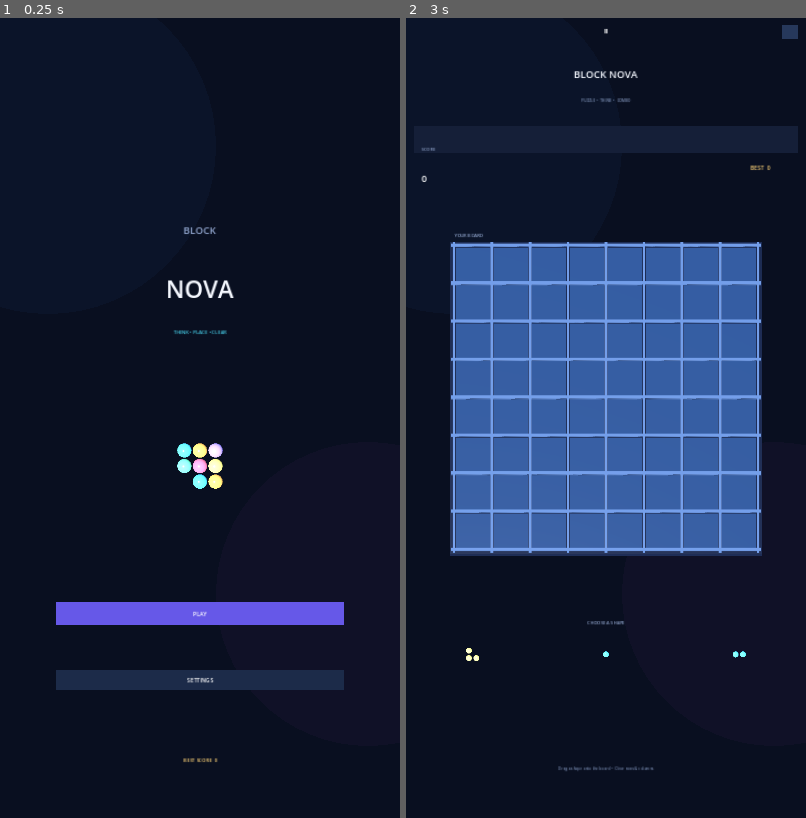
Above: before the commit, frames 1-2 (left to right).
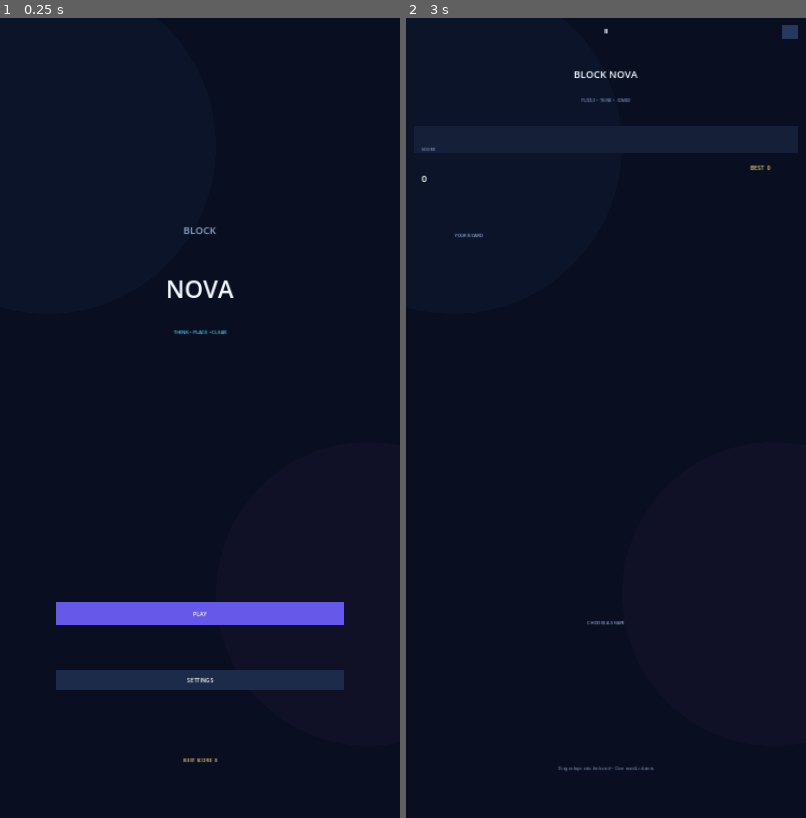
Above: after the commit, the same moments.

Repository: mahdialloui01-art/BlockNova
Game: Godot game, scene res://scenes/main.tscn
Two runs of this game, one before a commit and one after it. Both use one fixed random seed, a clock stepped at 60 frames per second and the inputs below.
Inputs (mouse positions are in pixels of both pictures, inside the frame that each line leads up to):
- Up to frame 1 (0.25 s): no input
- Up to frame 2 (3 s): tap Enter at 0.5, 2 s; move the mouse to (694, 378) at 0.52 s; click (694, 378) at 0.67 s; tap Space at 1.25, 2.75 s; drag from (526, 458) to (586, 578) at 1.27 s; move the mouse to (646, 242) at 2.02 s; click (646, 242) at 2.17 s; drag from (586, 578) to (486, 298) at 2.77 s

The runs differ from the first frame. In frame 1, 0.4% of the frame differs, in the area x 44-56%, y 53-59%; in frame 2, 31%, in the area x 11-89%, y 28-81%.

Commit message:
Use genuine 3D square KayKit cubes instead of spheres

Diff:
--- a/scripts/main_2_5d.gd
+++ b/scripts/main_2_5d.gd
@@ -6,7 +6,7 @@
 var _world_root: Node3D
 var _camera: Camera3D
 var _models_root: Node3D
-var _sphere_mesh: SphereMesh
+var _block_mesh: Mesh
 var _sync_pending := true
 var _last_signature := ""
 var _material_cache: Dictionary = {}
@@ -17,11 +17,7 @@
 func _ready() -> void:
     super._ready()
     _setup_3d_view()
-    _sphere_mesh = SphereMesh.new()
-    _sphere_mesh.radius = 0.5
-    _sphere_mesh.height = 1.0
-    _sphere_mesh.radial_segments = 32
-    _sphere_mesh.rings = 20
+    _block_mesh = _load_kaykit_box_mesh()
     _sync_pending = true
     set_process(true)
 
@@ -92,6 +88,31 @@
     _models_root.name = "PuzzleMeshes"
     _world_root.add_child(_models_root)
 
+func _load_kaykit_box_mesh() -> Mesh:
+    const MODEL_PATH := "res://assets/kaykit/gltf/box_small.gltf"
+    var packed_scene := ResourceLoader.load(MODEL_PATH) as PackedScene
+    if packed_scene == null:
+        push_error("Could not load KayKit 3D box model.")
+        return null
+    var generated := packed_scene.instantiate()
+    var found := _find_mesh_instance(generated)
+    if found == null or found.mesh == null:
+        generated.free()
+        push_error("KayKit box model has no mesh.")
+        return null
+    var result: Mesh = found.mesh
+    generated.free()
+    return result
+
+func _find_mesh_instance(node: Node) -> MeshInstance3D:
+    if node is MeshInstance3D and node.mesh != null:
+        return node as MeshInstance3D
+    for child in node.get_children():
+        var found := _find_mesh_instance(child)
+        if found != null:
+            return found
+    return null
+
 func _screen_to_board_plane(screen_point: Vector2) -> Vector3:
     var origin := _camera.project_ray_origin(screen_point)
     var direction := _camera.project_ray_normal(screen_point)
@@ -105,7 +126,7 @@
         return _material_cache[key]
     var material: StandardMaterial3D
     material = StandardMaterial3D.new()
-    # Keep KayKit's original atlas texture and UV mapping while tinting each game piece.
+    # Apply a polished colored material to the imported KayKit cube geometry.
     material.albedo_color = color.lightened(0.10)
     material.roughness = 0.24
     material.metallic = 0.12
@@ -116,7 +137,7 @@
 func _add_mesh_instance(at: Vector2, world_scale: float, color: Color, node_name: String, lift: float = 0.0, vertical_scale: float = 1.0) -> void:
     var instance := MeshInstance3D.new()
     instance.name = node_name
-    instance.mesh = _sphere_mesh
+    instance.mesh = _block_mesh
     instance.material_override = _material_for(color)
     instance.scale = Vector3(world_scale, world_scale * vertical_scale, world_scale)
     instance.position = _screen_to_board_plane(at) + Vector3(0, lift, 0)
@@ -207,7 +228,7 @@
     _last_signature = signature
     for child in _models_root.get_children():
         child.queue_free()
-    if not visible_3d or _sphere_mesh == null:
+    if not visible_3d or _block_mesh == null:
         return
 
     var world_per_pixel := 40.0 / float(maxi(1, _viewport.size.y))
@@ -228,7 +249,7 @@
             var center := board_origin + Vector2((float(x) + 0.5) * cell, (float(y) + 0.5) * cell)
             var color_index := int(board[y][x])
             if color_index >= 0 and color_index < COLORS.size():
-                _add_mesh_instance(center, block_world, COLORS[color_index], "BoardMarble_%d_%d" % [x, y], block_world * 0.48)
+                _add_mesh_instance(center, block_world, COLORS[color_index], "BoardCube_%d_%d" % [x, y], block_world * 0.48)
 
     var w := size.x
     for i in range(3):
@@ -247,7 +268,7 @@
         var origin := center - Vector2((maxp.x - minp.x + 1) * unit, (maxp.y - minp.y + 1) * unit) * 0.5
         for c in shape:
             var piece_center := origin + Vector2(c - minp) * unit + Vector2(unit * 0.5, unit * 0.5)
-            _add_mesh_instance(piece_center, unit * world_per_pixel * 0.84, piece_colors[i], "TrayMarble_%d" % i)
+            _add_mesh_instance(piece_center, unit * world_per_pixel * 0.84, piece_colors[i], "TrayCube_%d" % i)
 
     if dragging and selected >= 0 and selected < pieces.size() and not pieces[selected].is_empty():
         var ghost_origin := _cell_at(pointer) - drag_cell_offset
@@ -255,4 +276,4 @@
         var ghost_color: Color = piece_colors[selected] if ghost_valid else Color("#FF536B")
         for c in pieces[selected]:
             var ghost_center := board_origin + Vector2((ghost_origin.x + c.x + 0.5) * cell, (ghost_origin.y + c.y + 0.5) * cell)
-            _add_mesh_instance(ghost_center, block_world * 0.90, ghost_color, "DragMarble_%d_%d" % [c.x, c.y])
+            _add_mesh_instance(ghost_center, block_world * 0.90, ghost_color, "DragCube_%d_%d" % [c.x, c.y])
